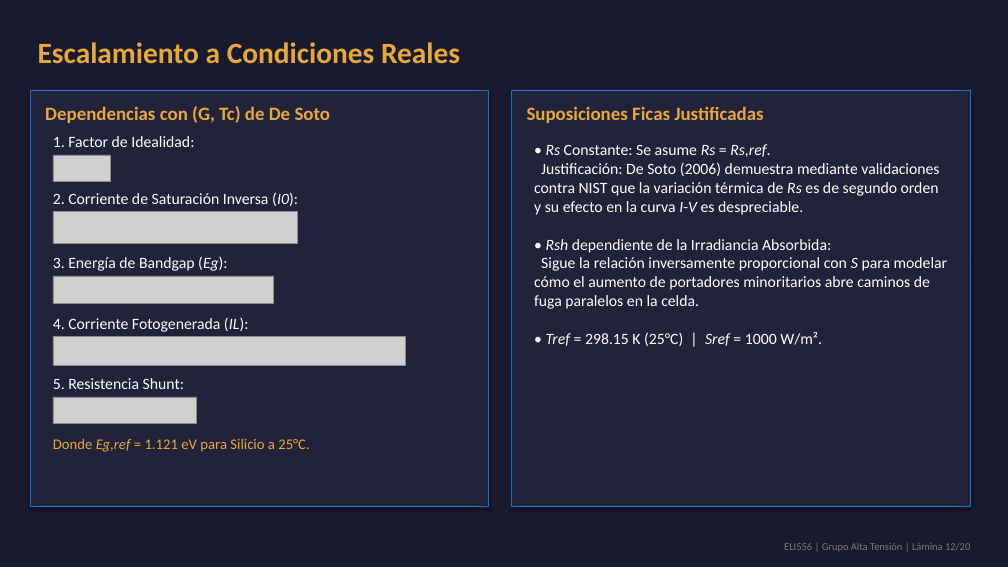
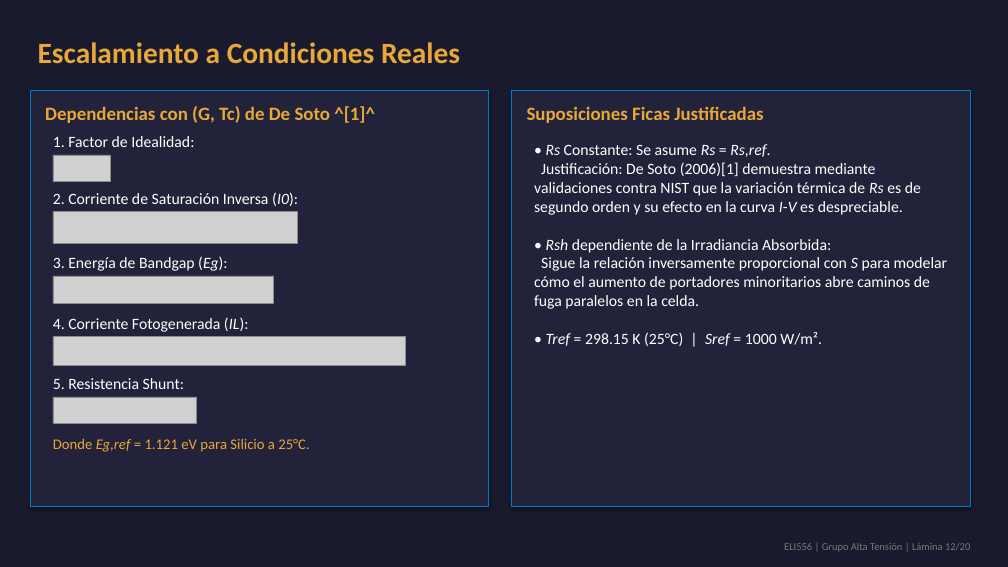
Before and after one commit to theChosen16/t2-paneles, a slide deck: slide 12 of output/Presentacion_Final_ELI556_Atacama.pptx. Drawn at 1008x567 pixels with LibreOffice and Linux fonts; fonts in the diff are those of the drawing; grey boxes stand for pictures. Boxes give left, top, right and bottom in pixels: in the first picture for what was removed or moved away, otherwise in the second. Text is boxed around its words. In the diff, an @@ line names an element or a change of style, - is before the commit and + after.

```diff
--- a/output/Presentacion_Final_ELI556_Atacama.pptx
+++ b/output/Presentacion_Final_ELI556_Atacama.pptx
@@ text at (45, 106, 375, 123): text changed @@
-Dependencias con (G, Tc) de De Soto
+Dependencias con (G, Tc) de De Soto ^[1]^
@@ text at (534, 162, 921, 215): text changed @@
-Justificación: De Soto (2006) demuestra mediante validaciones contra NIST que la variación térmica de Rs es de segundo orden y su efecto en la curva I-V es despreciable.
+Justificación: De Soto (2006)[1] demuestra mediante validaciones contra NIST que la variación térmica de Rs es de segundo orden y su efecto en la curva I-V es despreciable.
```
Also in this commit, not shown: 9 other slides changed, 11 other files.
